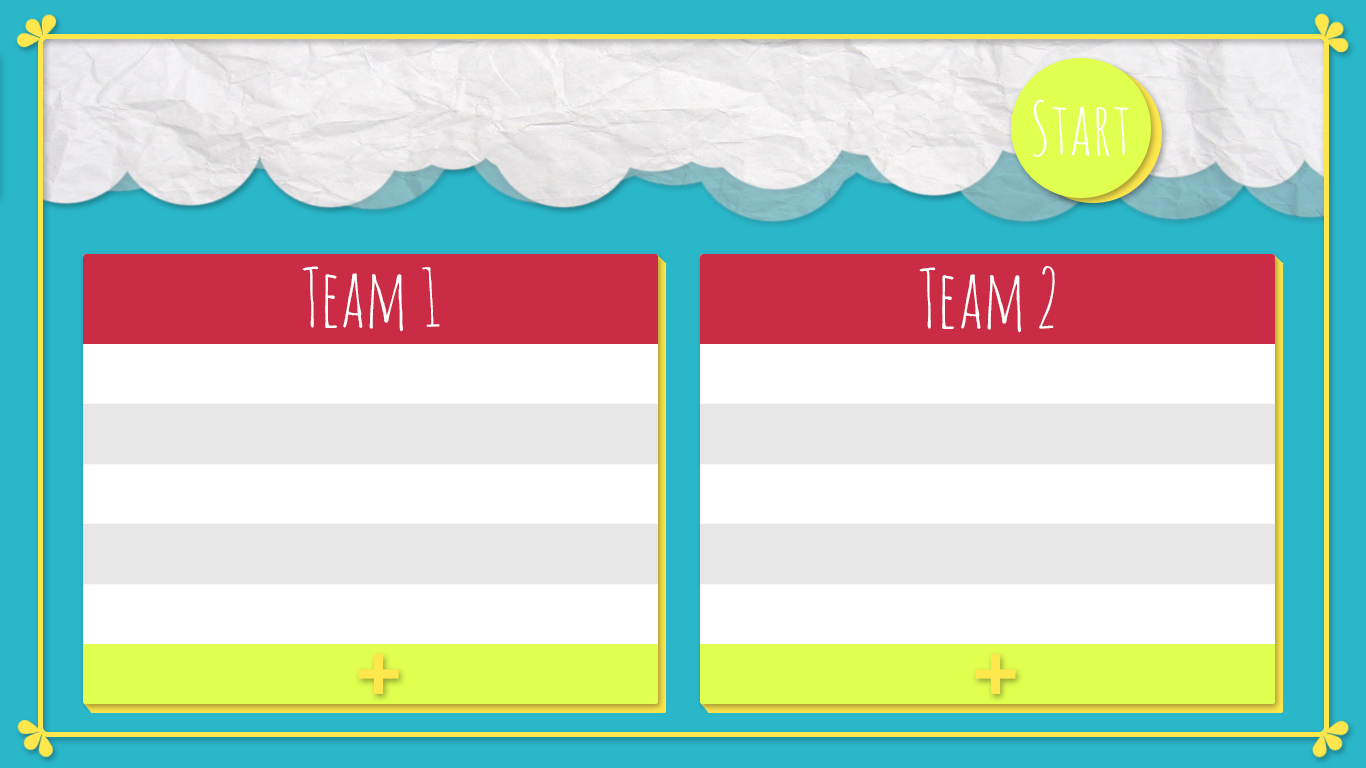
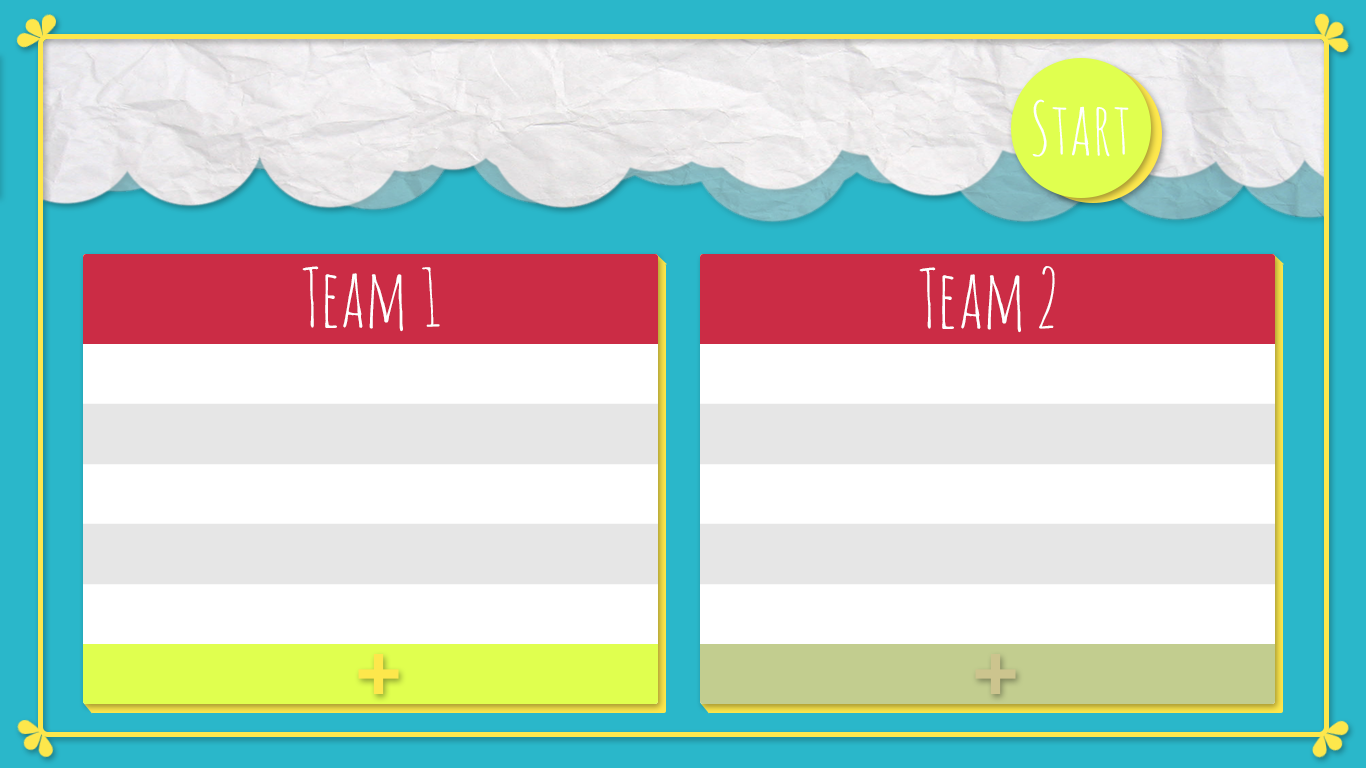
Two versions of the same layered image (1366x768). Layer-by-layer changes:
pixels changed over [700, 644, 1275, 704] (layer not identified)
